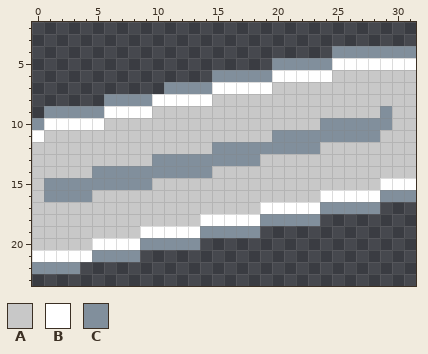
Pixel-art sprite -- Assets/Sprites/Skill Minigames/Repair/6.png. Above: the version before the commit.
The file is 32x32 pixels. Shown: x 0..31, y 2..23.
Palette (. is transparent): A #c8c8c8  B #ffffff  C #818f9c
Pixels before, first column x 0:
 4 .........................CCCCCCC
 5 ....................CCCCCBBBBBBB
 6 ...............CCCCCBBBBBAAAAAAA
 7 ...........CCCCBBBBBAAAAAAAAAAAA
 8 ......CCCCBBBBBAAAAAAAAAAAAAAAAA
 9 .CCCCCBBBBAAAAAAAAAAAAAAAAAAACAA
10 CBBBBBAAAAAAAAAAAAAAAAAACCCCCCAA
11 BAAAAAAAAAAAAAAAAAAACCCCCCCCCAAA
12 AAAAAAAAAAAAAAACCCCCCCCCAAAAAAAA
13 AAAAAAAAAACCCCCCCCCAAAAAAAAAAAAA
14 AAAAACCCCCCCCCCAAAAAAAAAAAAAAAAA
15 ACCCCCCCCCAAAAAAAAAAAAAAAAAAABBB
16 ACCCCAAAAAAAAAAAAAAAAAAABBBBBCCC
17 AAAAAAAAAAAAAAAAAAABBBBBCCCCC...
18 AAAAAAAAAAAAAABBBBBCCCCC........
19 AAAAAAAAABBBBBCCCCC.............
20 AAAAABBBBCCCCC..................
21 BBBBBCCCC.......................
22 CCCC............................
Now the later version:
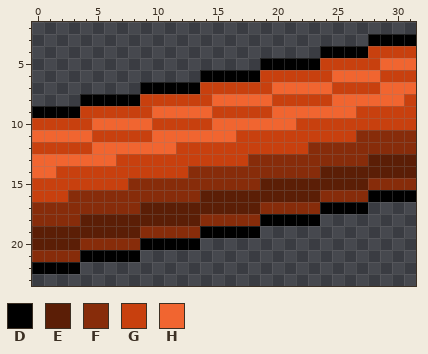
Colours new in this view: D #000000  E #5b1e06  F #872c0a  G #c8400e  H #f16530
The exact change:
Changed rows in their new state; - is an unchanged pixel.
first column x 0:
 3 ----------------------------DDDD
 4 ------------------------DDDDGGGG
 5 -------------------DDDDDGGGGGHHH
 6 --------------DDDDDGGGGGGHHHHGGG
 7 ---------DDDDDGGGGGGHHHHHGGGGHHH
 8 ----DDDDDGGGGGGHHHHHGGGGGHHHHHHG
 9 DDDDGGGGGGHHHHHGGGGGHHHHHHHGGGGG
10 GGGGGHHHHHGGGGGHHHHHHHGGGGGGGGGG
11 HHHHHGGGGGHHHHHHHGGGGGGGGGGFFFFF
12 GGGGGHHHHHHHGGGGGGGGGGGFFFFFFFFF
13 HHHHHHHGGGGGGGGGGGFFFFFFFFFFEEEE
14 HHGGGGGGGGGGGFFFFFFFFFFFEEEEEEEE
15 GGGGGGGGFFFFFFFFFFFEEEEEEEEEFFFF
16 GGGFFFFFFFFFFFEEEEEEEEEEFFFFDDDD
17 FFFFFFFFFEEEEEEEEEEFFFFFDDDD.---
18 FFFFEEEEEEEEEEFFFFFDDDDD--------
19 EEEEEEEEEFFFFFDDDDD-------------
20 EEEEFFFFFDDDDD------------------
21 FFFFDDDDD-----------------------
22 DDDD----------------------------
Pixel boxes of the changes (left, top, right, bottom) in both pictures:
changed: (32, 34, 416, 274)
